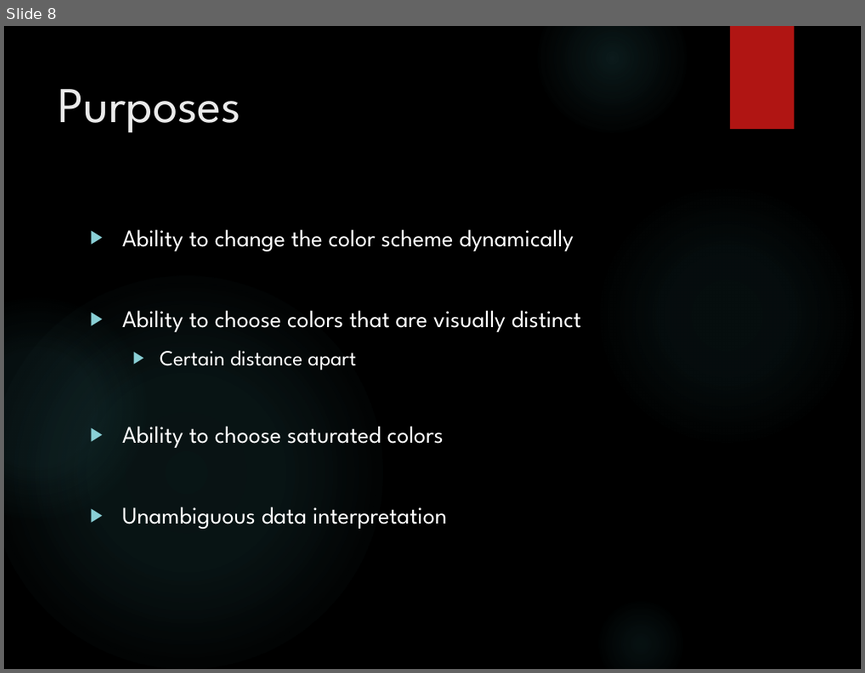
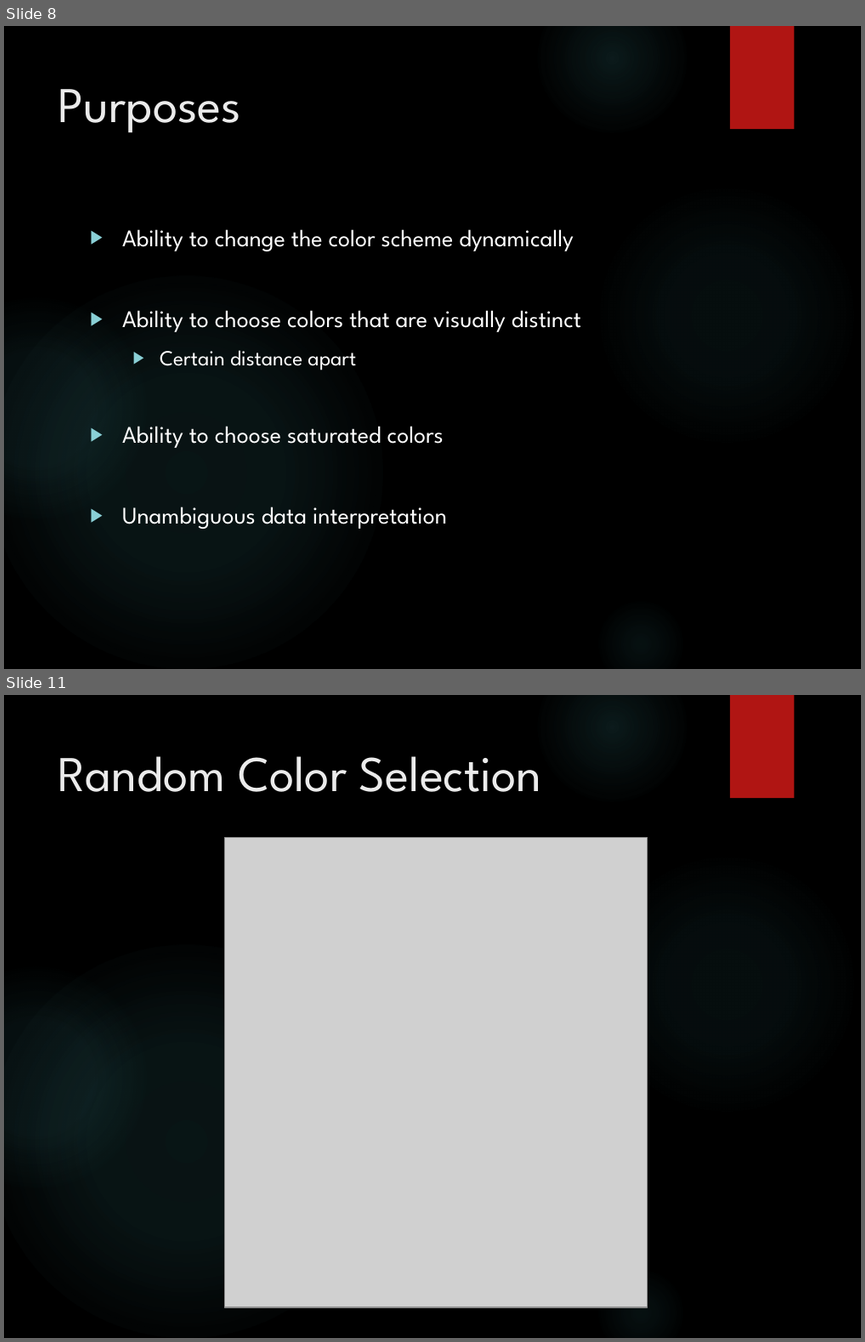
Before and after one commit to seancoogan/vtk_dynamic_color, a slide deck: MSIM741_slides_BARBACHEM_COOGAN.pptx. Shown one above the other, each under a label of ours: slide 8 before the commit, slides 8 and 11 after it; the slides between them are not shown. The pictures are 865x673 and 865x1342 pixels, drawn with LibreOffice and Linux fonts; fonts in the diff are those of the drawing; grey boxes stand for pictures; background and template pictures are left out. Boxes give left, top, right and bottom in pixels: in the first picture for what was removed or moved away, otherwise in the second. Text is boxed around its words. In the diff, an @@ line names an element or a change of style, - is before the commit and + after.

```diff
--- a/MSIM741_slides_BARBACHEM_COOGAN.pptx
+++ b/MSIM741_slides_BARBACHEM_COOGAN.pptx
@@ slide 11 added at box(4, 695, 861, 1338), background picture (left out); not listed: 6 template elements that a slide beside it also shows @@
@@ title added at box(58, 756, 542, 792), 42 pt, text #EBEBEB @@
+Random Color Selection
@@ picture added at box(224, 837, 647, 1307) @@
```
Also in this commit, not shown: 2 slides changed, 10 other slides added, 3 slides removed.
